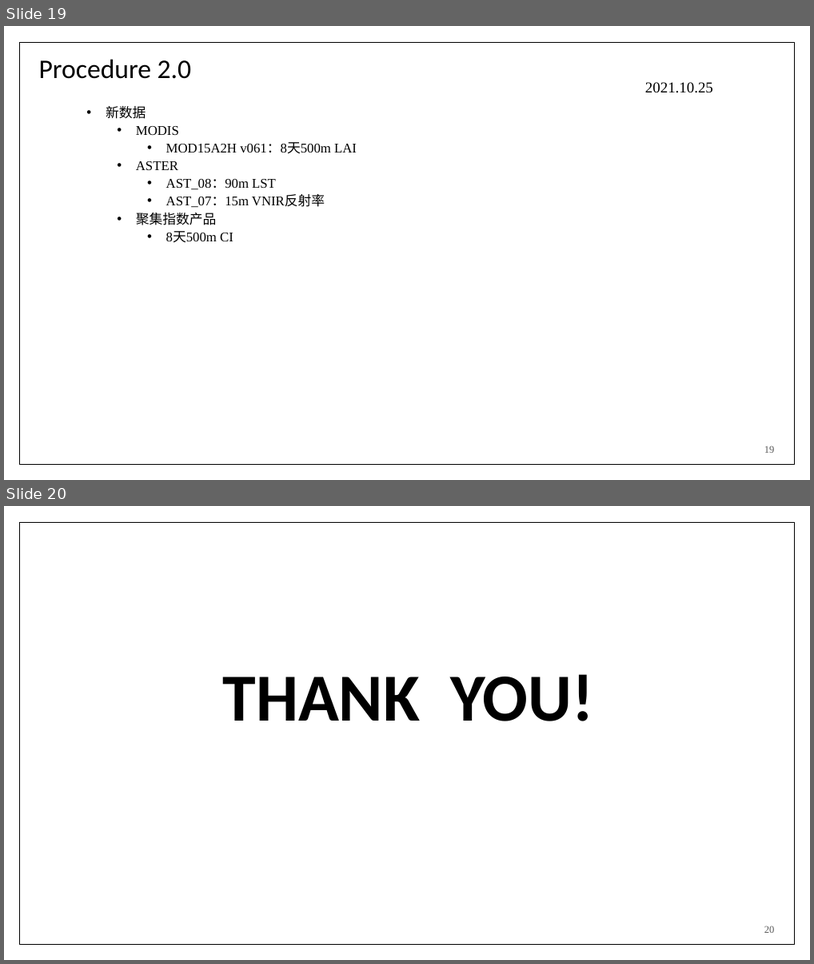
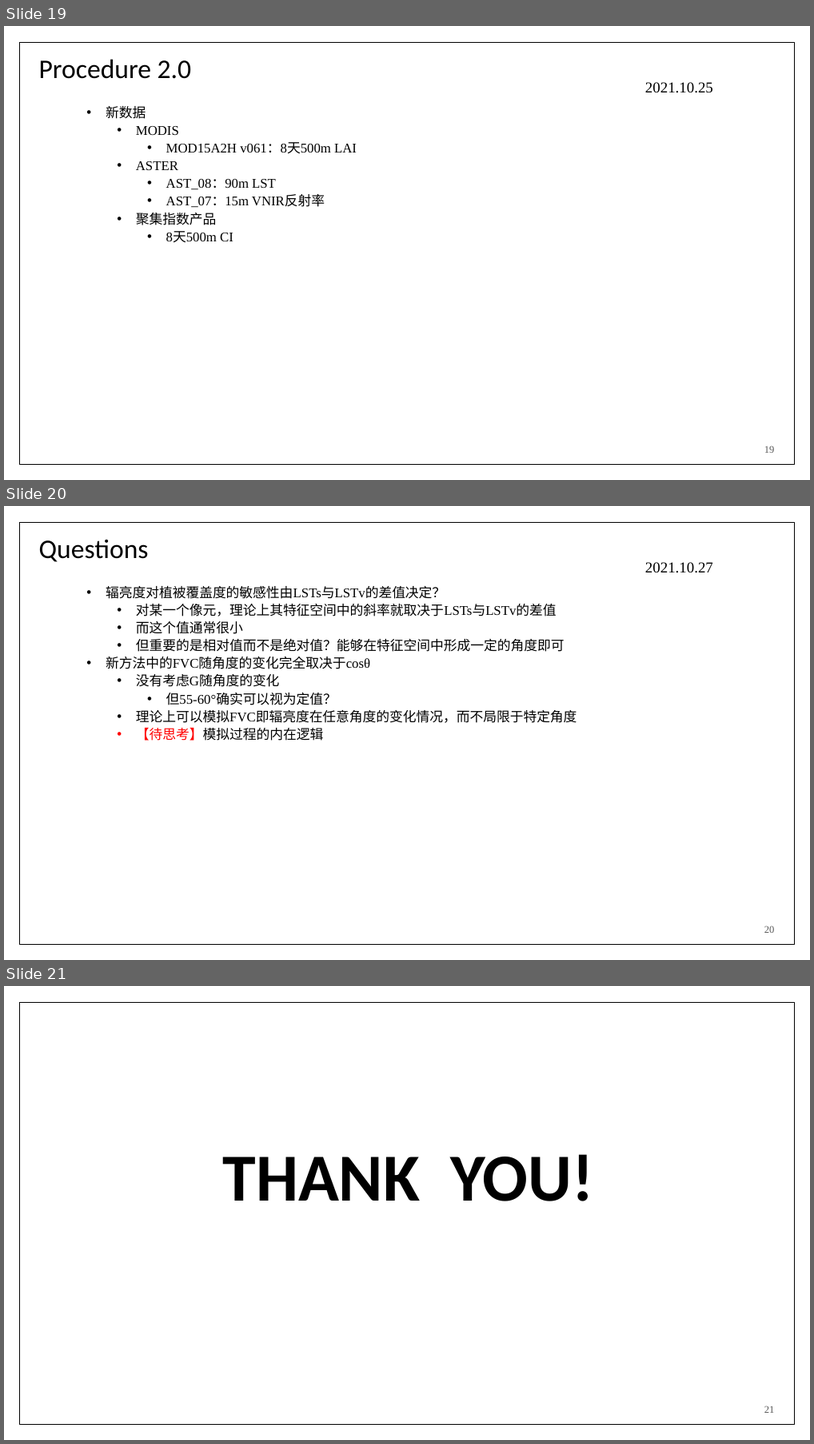
Before and after one commit to beagin/AngularCorrection, a slide deck: summary.pptx. Shown one above the other, each under a label of ours: slides 19 and 20 before the commit, slides 19, 20 and 21 after it. The pictures are 814x964 and 814x1444 pixels, drawn with LibreOffice and Linux fonts; fonts in the diff are those of the drawing. Boxes give left, top, right and bottom in pixels: in the first picture for what was removed or moved away, otherwise in the second. Text is boxed around its words. In the diff, an @@ line names an element or a change of style, - is before the commit and + after.

```diff
--- a/summary.pptx
+++ b/summary.pptx
@@ slide 20 added at box(4, 506, 810, 960), background #FFFFFF; not listed: 1 template element that a slide beside it also shows @@
@@ title added at box(39, 540, 149, 562), 32 pt, text #000000 @@
+Questions
@@ text added at box(646, 562, 714, 573), 18 pt, text #000000 @@
+2021.10.27
@@ text added at box(106, 586, 578, 740), 16 pt, text #000000 @@
+• 辐亮度对植被覆盖度的敏感性由LSTs与LSTv的差值决定？
+  • 对某一个像元，理论上其特征空间中的斜率就取决于LSTs与LSTv的差值
+  • 而这个值通常很小
+  • 但重要的是相对值而不是绝对值？能够在特征空间中形成一定的角度即可
+• 新方法中的FVC随角度的变化完全取决于cosθ
+  • 没有考虑G随角度的变化
+    • 但55-60°确实可以视为定值？
+  • 理论上可以模拟FVC即辐亮度在任意角度的变化情况，而不局限于特定角度
+  • 【待思考】模拟过程的内在逻辑
@@ page number added at box(765, 925, 775, 932), 12 pt, text #595959 @@
+20
@@ what was slide 20 is now slide 21 @@
@@ page number at box(765, 1405, 775, 1412): text changed @@
-20
+21
```
Also in this commit, not shown: 1 other file.
